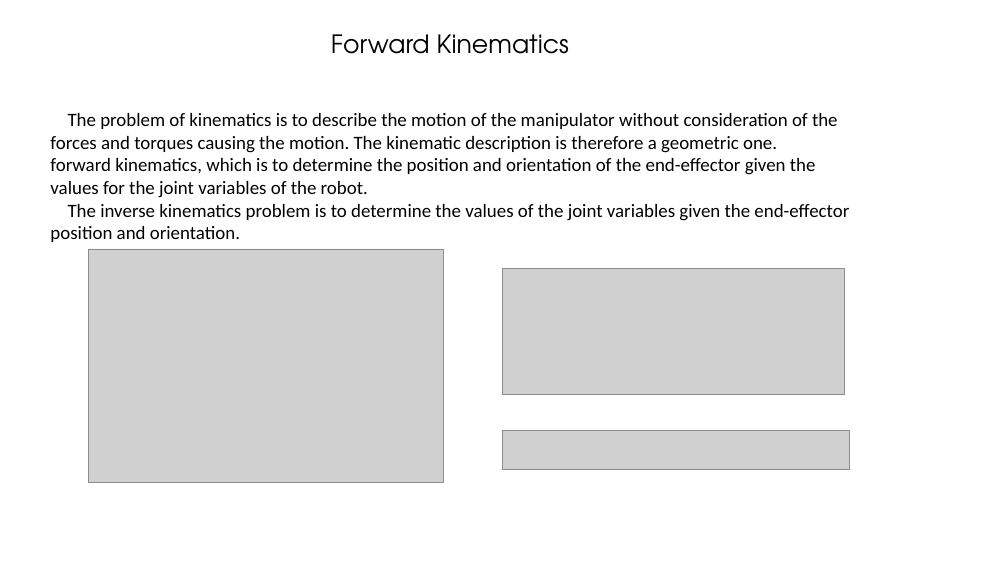
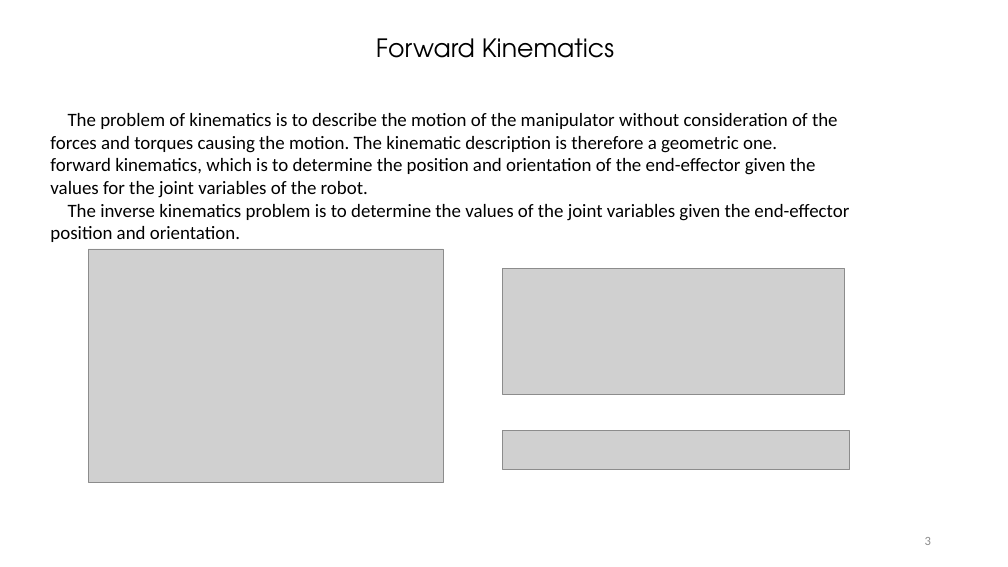
Before and after one commit to AliiRezaei/SMCIdyn, a slide deck: slide 3 of Present/Presentation.pptx. Drawn at 1008x567 pixels with LibreOffice and Linux fonts; fonts in the diff are those of the drawing; grey boxes stand for pictures. Boxes give left, top, right and bottom in pixels: in the first picture for what was removed or moved away, otherwise in the second. Text is boxed around its words. In the diff, an @@ line names an element or a change of style, - is before the commit and + after.

```diff
--- a/Present/Presentation.pptx
+++ b/Present/Presentation.pptx
@@ text "Forward Kinematics": place and size @@
-text "Forward Kinematics" at [331, 34, 569, 54]
+text "Forward Kinematics" at [376, 38, 614, 58]
@@ page number added at [925, 537, 931, 545], 12 pt, text #8C8C8C @@
+3
```
Also in this commit, not shown: 40 other slides changed, 2 slides added, 2 slides removed.
